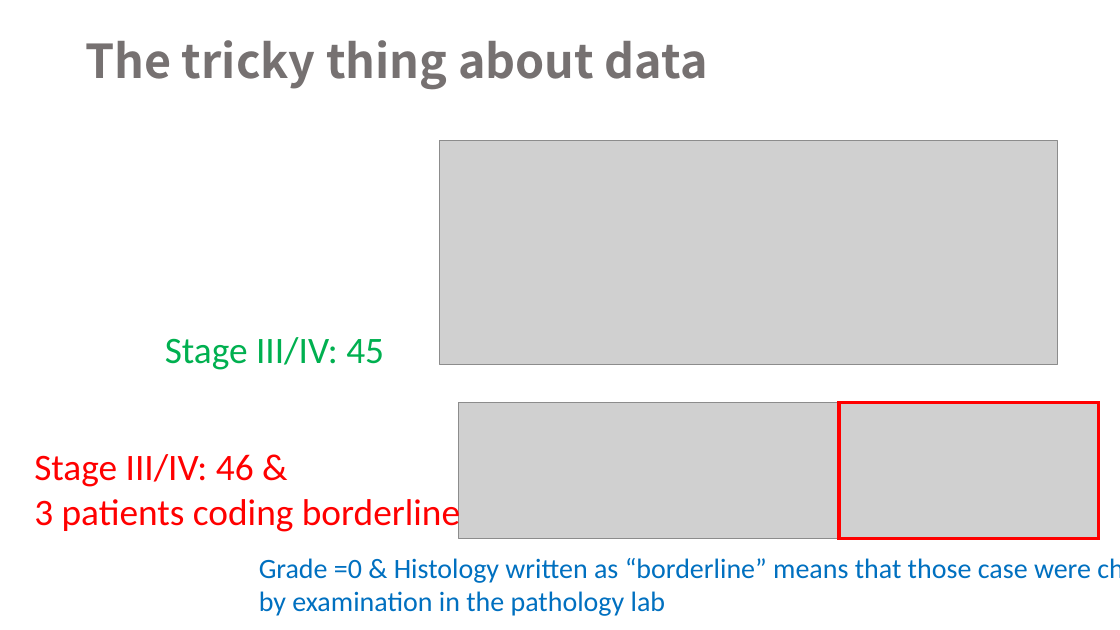
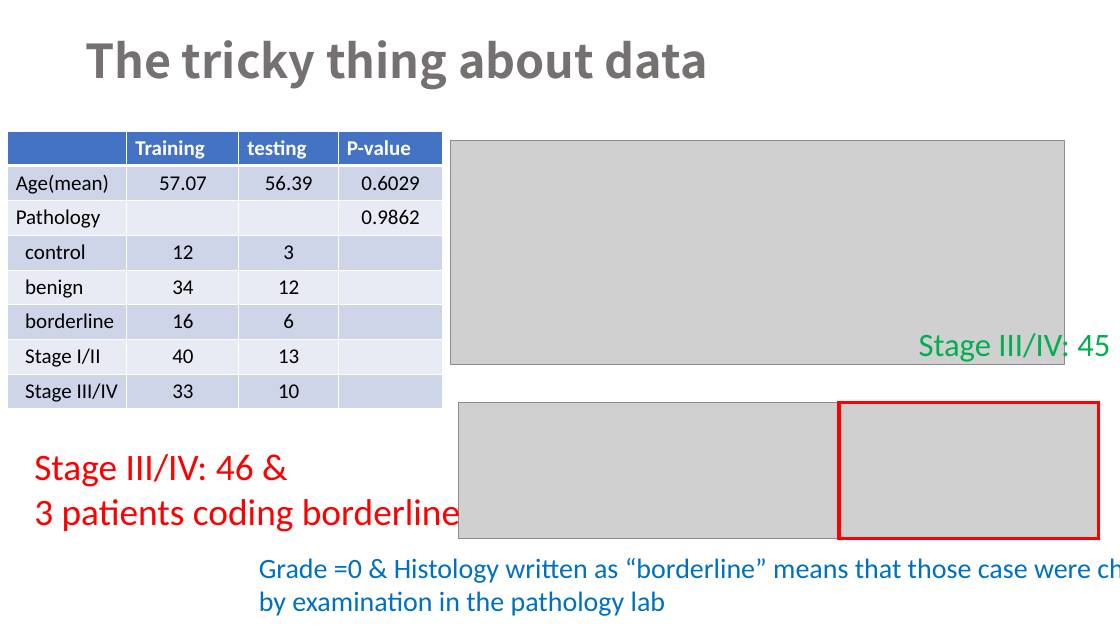
Before and after one commit to 1102-NCCUbioinf/finalproject-final_project_group3, a slide deck: slide 11 of results/final_Project 0616.pptx. Drawn at 1120x630 pixels with LibreOffice and Linux fonts; fonts in the diff are those of the drawing; grey boxes stand for pictures. Boxes give left, top, right and bottom in pixels: in the first picture for what was removed or moved away, otherwise in the second. Text is boxed around its words. In the diff, an @@ line names an element or a change of style, - is before the commit and + after.

```diff
--- a/results/final_Project 0616.pptx
+++ b/results/final_Project 0616.pptx
@@ table added at (8,131,443,409), 8 rows, 4 columns @@
+ | Training | testing | P-value
+Age(mean) | 57.07 | 56.39 | 0.6029
+Pathology |  |  | 0.9862
+control | 12 | 3 | 
+benign | 34 | 12 | 
+borderline | 16 | 6 | 
+Stage I/II | 40 | 13 | 
+Stage III/IV | 33 | 10 | 
@@ picture: place and size @@
-picture at (439,141,1058,365)
+picture at (451,141,1065,365)
@@ text "Stage III/IV: 45": place and size @@
-text "Stage III/IV: 45" at (165,337,384,370)
+text "Stage III/IV: 45" at (919,329,1110,364)
@@ text "Stage III/IV: 45" at (919,329,1110,364): size 32 to 28 pt @@
```
Also in this commit, not shown: 4 other slides changed.
